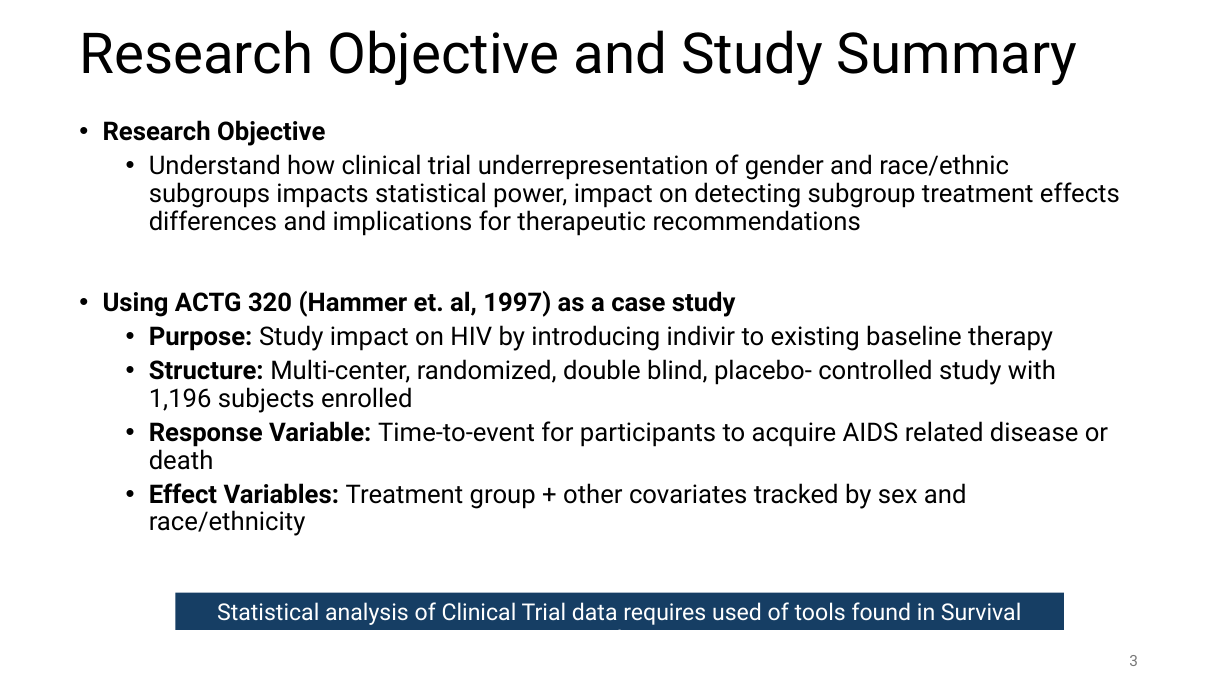
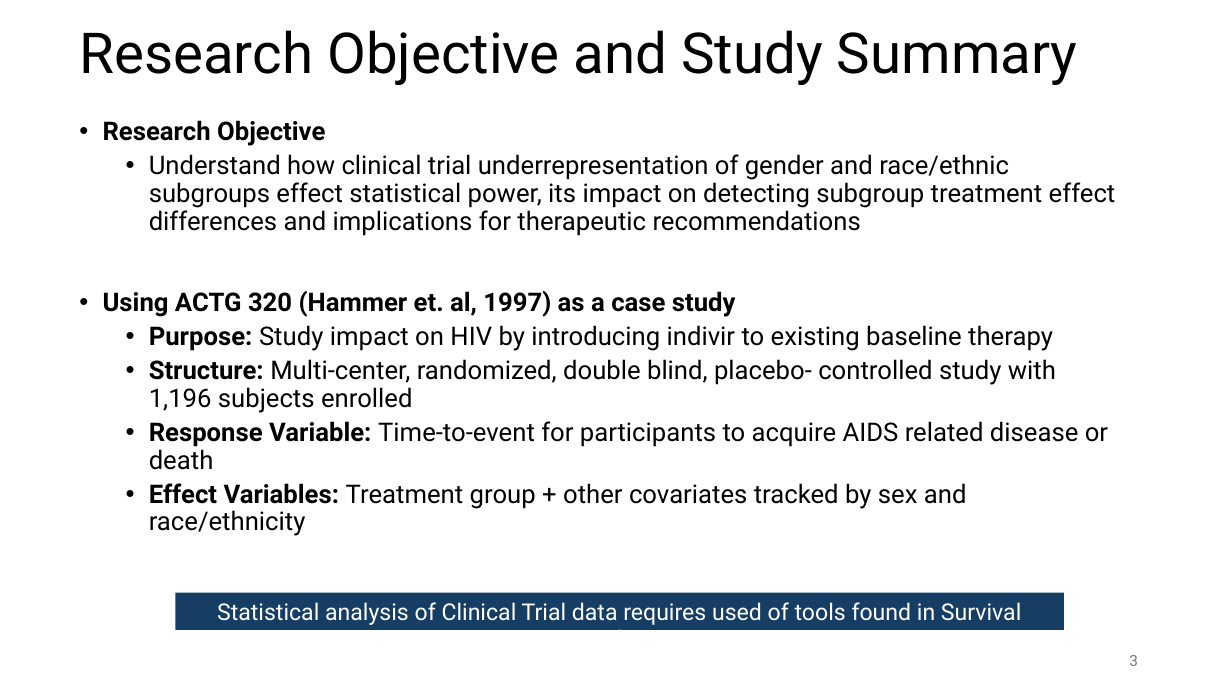
Before and after one commit to susanpeck/Math261BExperimentalDesignProject, a slide deck: slide 3 of Document_Files/Presentation_Slides_v1.pptx. Drawn at 1232x693 pixels with LibreOffice and Linux fonts; fonts in the diff are those of the drawing. Boxes give left, top, right and bottom in pixels: in the first picture for what was removed or moved away, otherwise in the second. Text is boxed around its words. In the diff, an @@ line names an element or a change of style, - is before the commit and + after.

```diff
--- a/Document_Files/Presentation_Slides_v1.pptx
+++ b/Document_Files/Presentation_Slides_v1.pptx
@@ text at [149, 154, 1116, 236]: text changed @@
-  • Understand how clinical trial underrepresentation of gender and race/ethnic subgroups impacts statistical power, impact on detecting subgroup treatment effects differences and implications for therapeutic recommendations
+  • Understand how clinical trial underrepresentation of gender and race/ethnic subgroups effect statistical power, its impact on detecting subgroup treatment effect differences and implications for therapeutic recommendations
```
Also in this commit, not shown: 7 other slides changed, 2 slides added.
